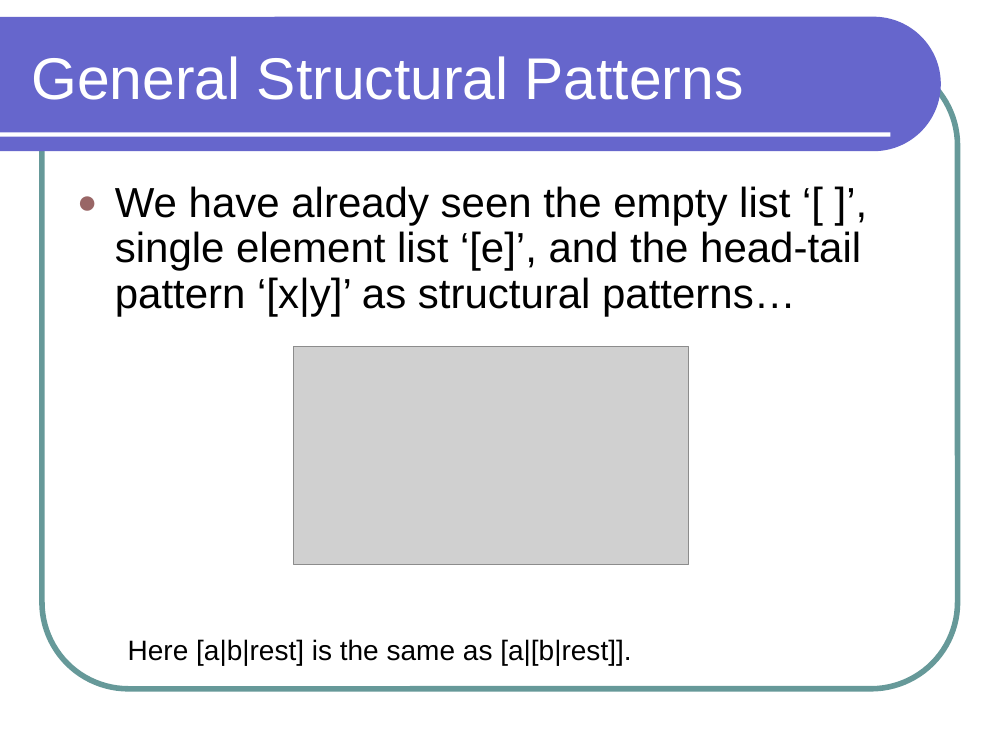
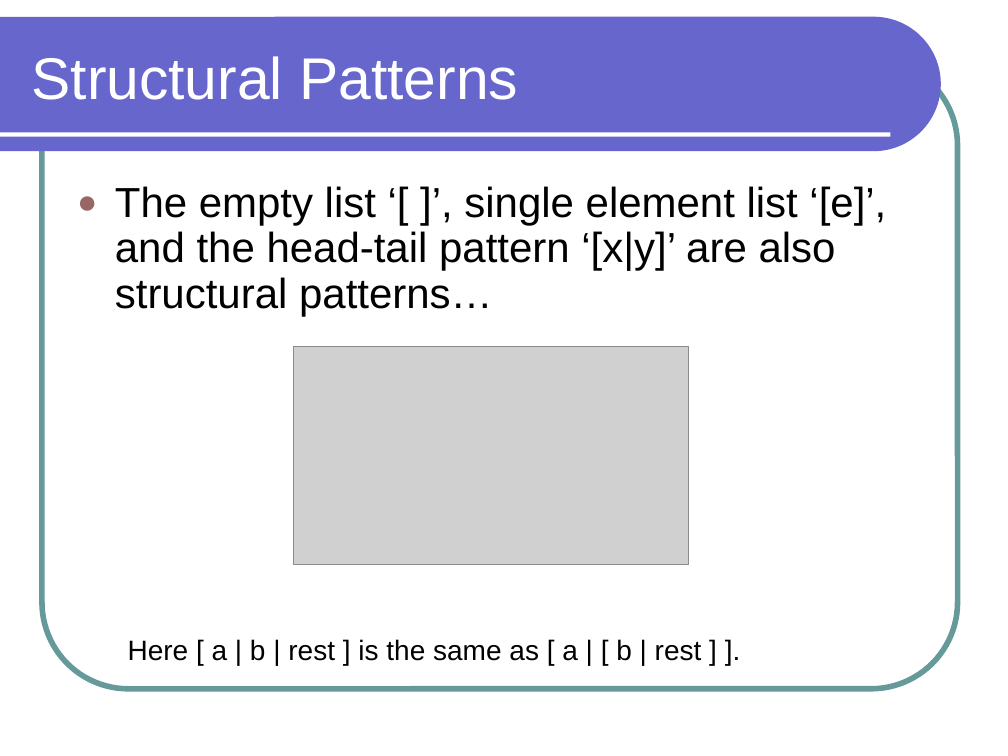
Before and after one commit to lutzhamel/CSC301, a slide deck: slide 24 of notes/csc301-ln013.ppt (slide 20 before the commit). Drawn at 1008x756 pixels with LibreOffice and Linux fonts; fonts in the diff are those of the drawing; grey boxes stand for pictures. Boxes give left, top, right and bottom in pixels: in the first picture for what was removed or moved away, otherwise in the second. Text is boxed around its words. In the diff, an @@ line names an element or a change of style, - is before the commit and + after.

```diff
--- a/notes/csc301-ln013.ppt
+++ b/notes/csc301-ln013.ppt
@@ title at <box>32,56,518,100</box>: text changed @@
-General Structural Patterns
+Structural Patterns
@@ text at <box>115,186,886,316</box>: text changed @@
-● We have already seen the empty list ‘[ ]’, single element list ‘[e]’, and the head-tail pattern ‘[x|y]’ as structural patterns…
+● The empty list ‘[ ]’, single element list ‘[e]’, and the head-tail pattern ‘[x|y]’ are also structural patterns…
@@ text at <box>128,639,702,661</box>: spaces changed @@
-Here [a|b|rest] is the same as [a|[b|rest]].
+Here [ a | b | rest ] is the same as [ a | [ b | rest ] ].
```
Also in this commit, not shown: 7 other slides changed, 7 slides added, 4 other files.
